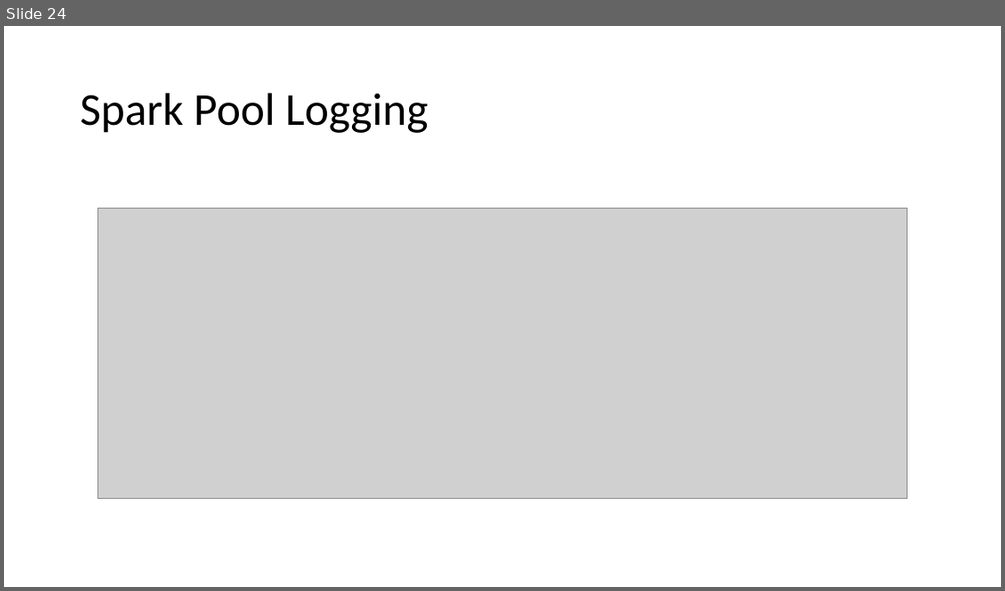
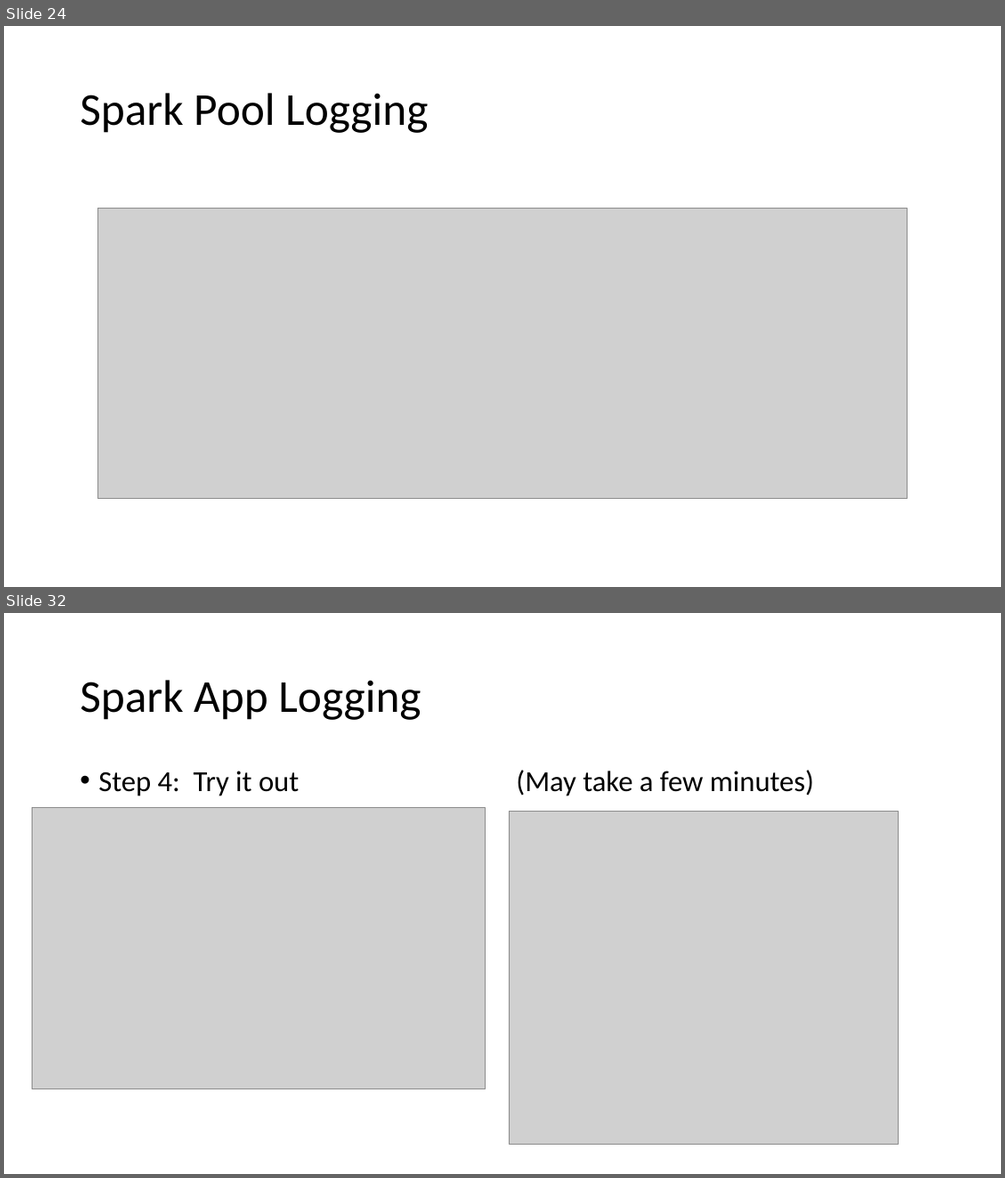
Before and after one commit to solliancenet/precon-synapse-power-bi, a slide deck: Slides/03 - Synapse Administration.pptx. Shown one above the other, each under a label of ours: slide 24 before the commit, slides 24 and 32 after it; the slides between them are not shown. The pictures are 1005x591 and 1005x1178 pixels, drawn with LibreOffice and Linux fonts; fonts in the diff are those of the drawing; grey boxes stand for pictures. Boxes give left, top, right and bottom in pixels: in the first picture for what was removed or moved away, otherwise in the second. Text is boxed around its words. In the diff, an @@ line names an element or a change of style, - is before the commit and + after.

```diff
--- a/Slides/03 - Synapse Administration.pptx
+++ b/Slides/03 - Synapse Administration.pptx
@@ slide 32 added at [4,613,1001,1174], background #FFFFFF @@
@@ title added at [80,680,421,720], 44 pt, text #000000 @@
+Spark App Logging
@@ text added at [98,771,299,796], 28 pt, text #000000 @@
+• Step 4: Try it out
@@ text added at [516,770,814,796], 28 pt, text #000000 @@
+(May take a few minutes)
@@ picture added at [32,807,485,1088] @@
@@ picture added at [509,811,898,1144] @@
```
Also in this commit, not shown: 7 other slides added, 1 slide removed, 1 other file.
